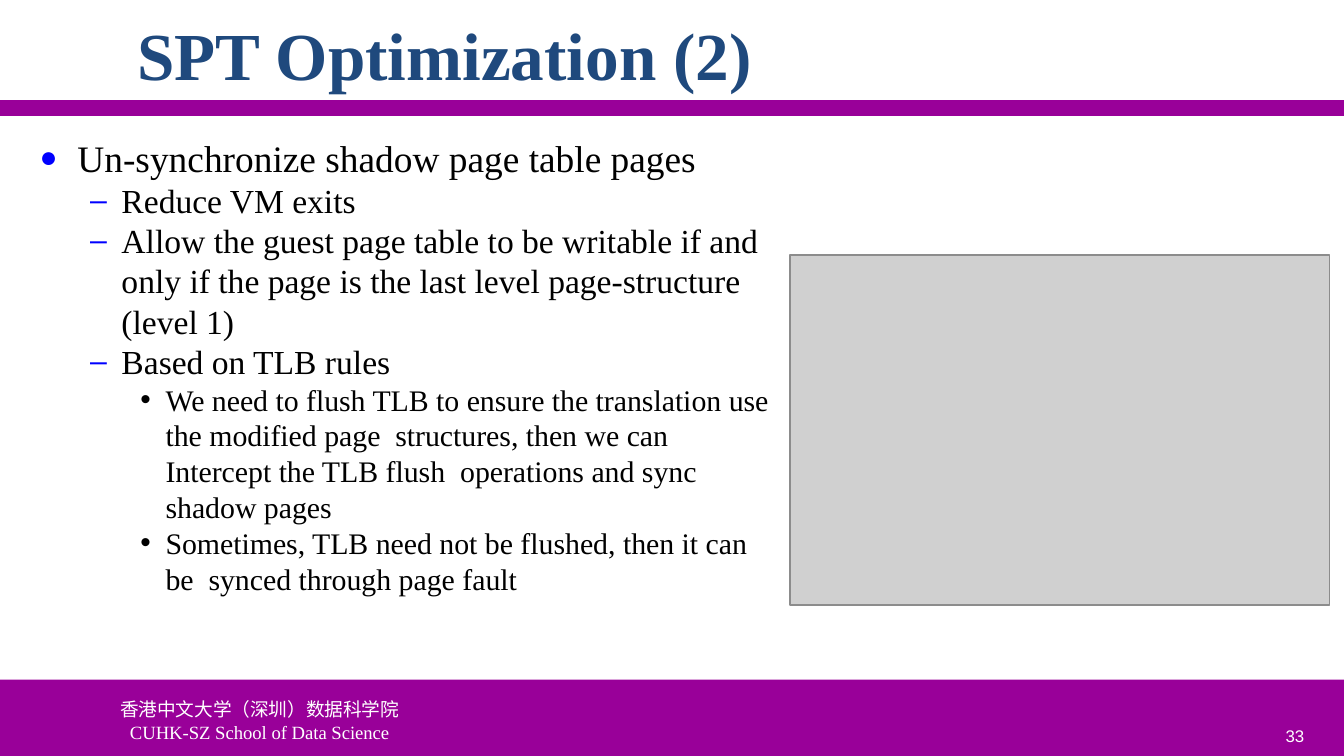
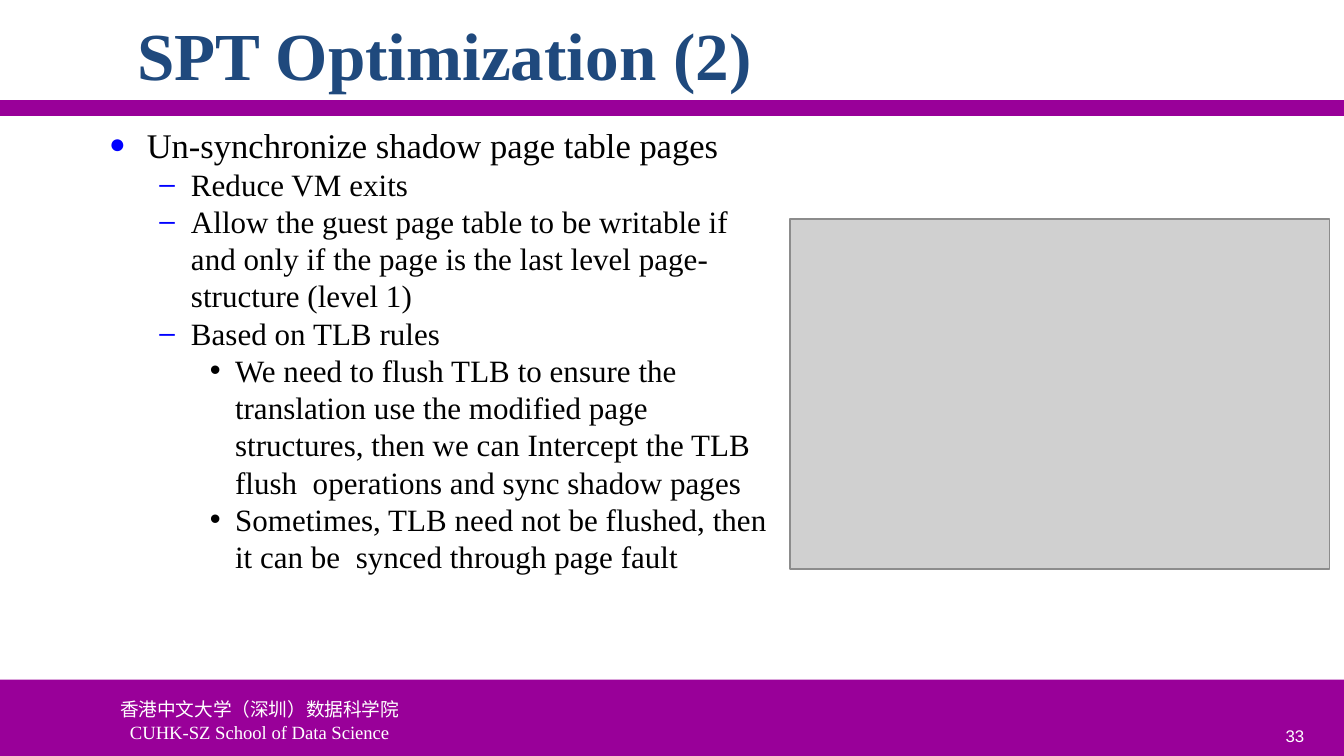
Before and after one commit to ychung1103/ychung1103.github.io, a slide deck: slide 33 of Slides/CSC6103/VT-04 Memory Virtualization.pptx. Drawn at 1344x756 pixels with LibreOffice and Linux fonts; fonts in the diff are those of the drawing; grey boxes stand for pictures; background and template pictures are left out. Boxes give left, top, right and bottom in pixels: in the first picture for what was removed or moved away, otherwise in the second. Text is boxed around its words. In the diff, an @@ line names an element or a change of style, - is before the commit and + after.

```diff
--- a/Slides/CSC6103/VT-04 Memory Virtualization.pptx
+++ b/Slides/CSC6103/VT-04 Memory Virtualization.pptx
@@ text "Un-synchronize shadow page table pages": place and size @@
-text "Un-synchronize shadow page table pages" at [77,146,769,596]
+text "Un-synchronize shadow page table pages" at [147,134,766,574]
@@ text "Un-synchronize shadow page table pages" at [147,134,766,574]: size 20 to 18.5 pt in "Un-synchronize shadow page table pages"; size 18 to 16.6 pt in "Reduce VM exits", "Allow the guest page table to be ...", "Based on TLB rules"; size 16 to 16.6 pt in "We need to flush TLB to ensure ...", "Sometimes, TLB need not be flushed, then ..." @@
@@ picture: place and size @@
-picture at [790,255,1331,606]
+picture at [790,219,1331,570]
```
Also in this commit, not shown: 9 other slides changed, 1 other file.
